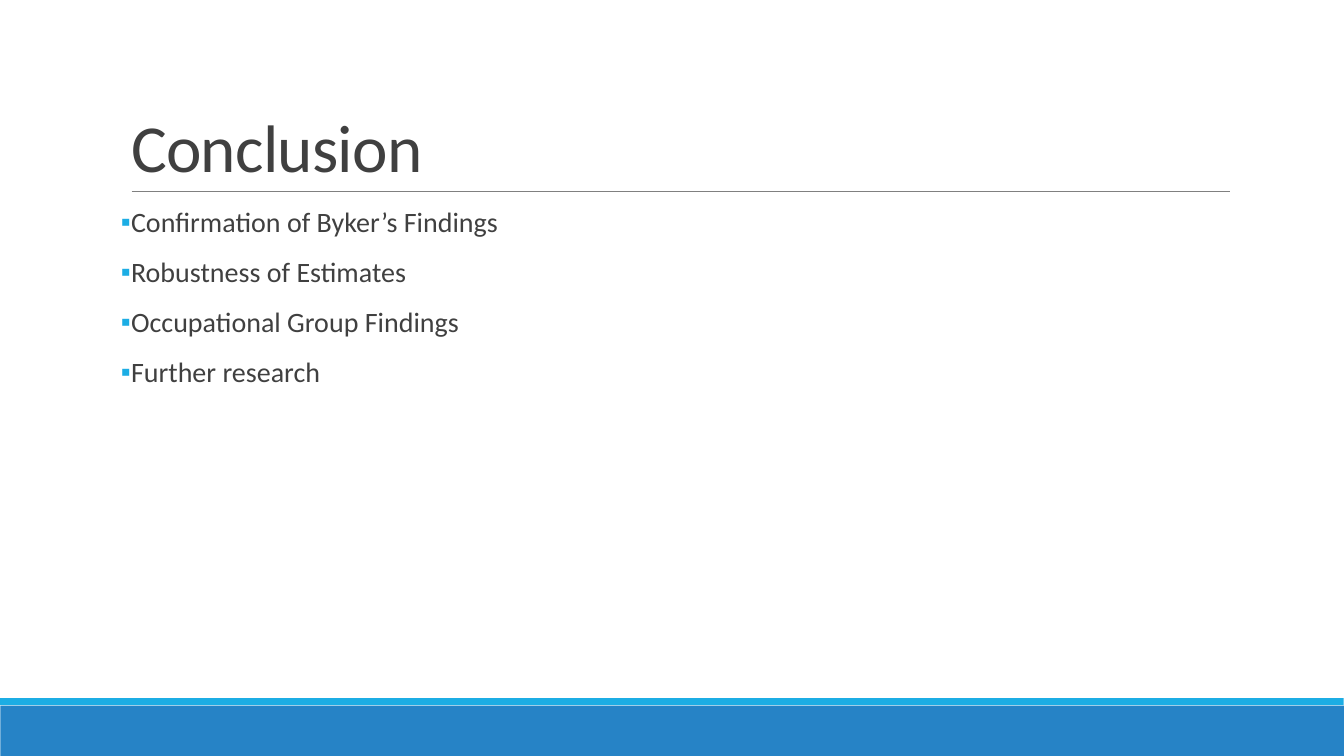
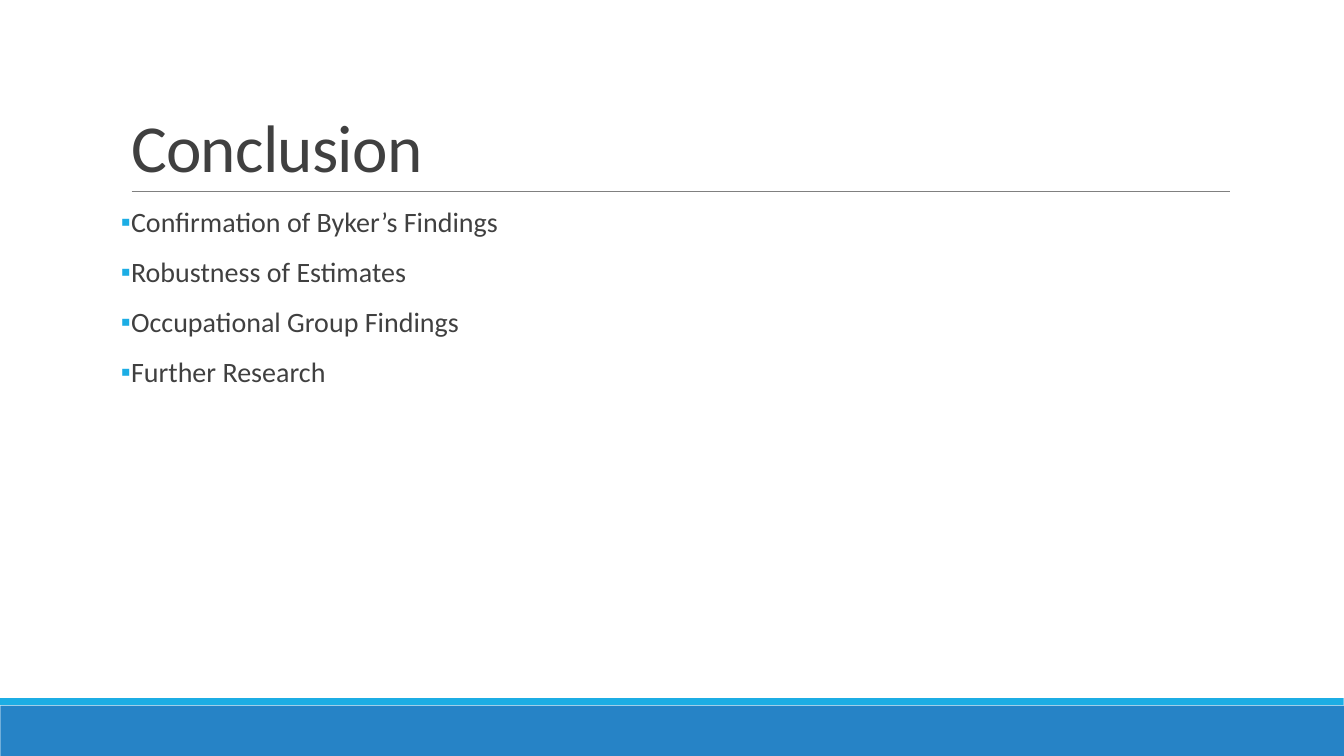
Before and after one commit to alexgoldsmith/Thesis, a slide deck: slide 30 of Thesis.pptx. Drawn at 1344x756 pixels with LibreOffice and Linux fonts; fonts in the diff are those of the drawing. Boxes give left, top, right and bottom in pixels: in the first picture for what was removed or moved away, otherwise in the second. Text is boxed around its words. In the diff, an @@ line names an element or a change of style, - is before the commit and + after.

```diff
--- a/Thesis.pptx
+++ b/Thesis.pptx
@@ text at box(131, 362, 326, 382): text changed @@
-▪ Further research
+▪ Further Research
```
Also in this commit, not shown: 2 other slides changed, 1 slide added.
